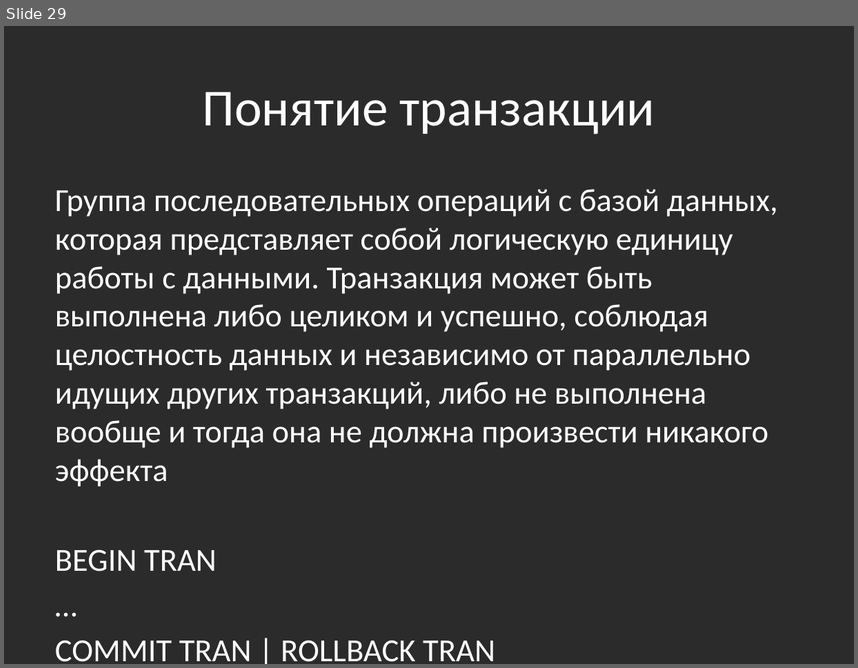
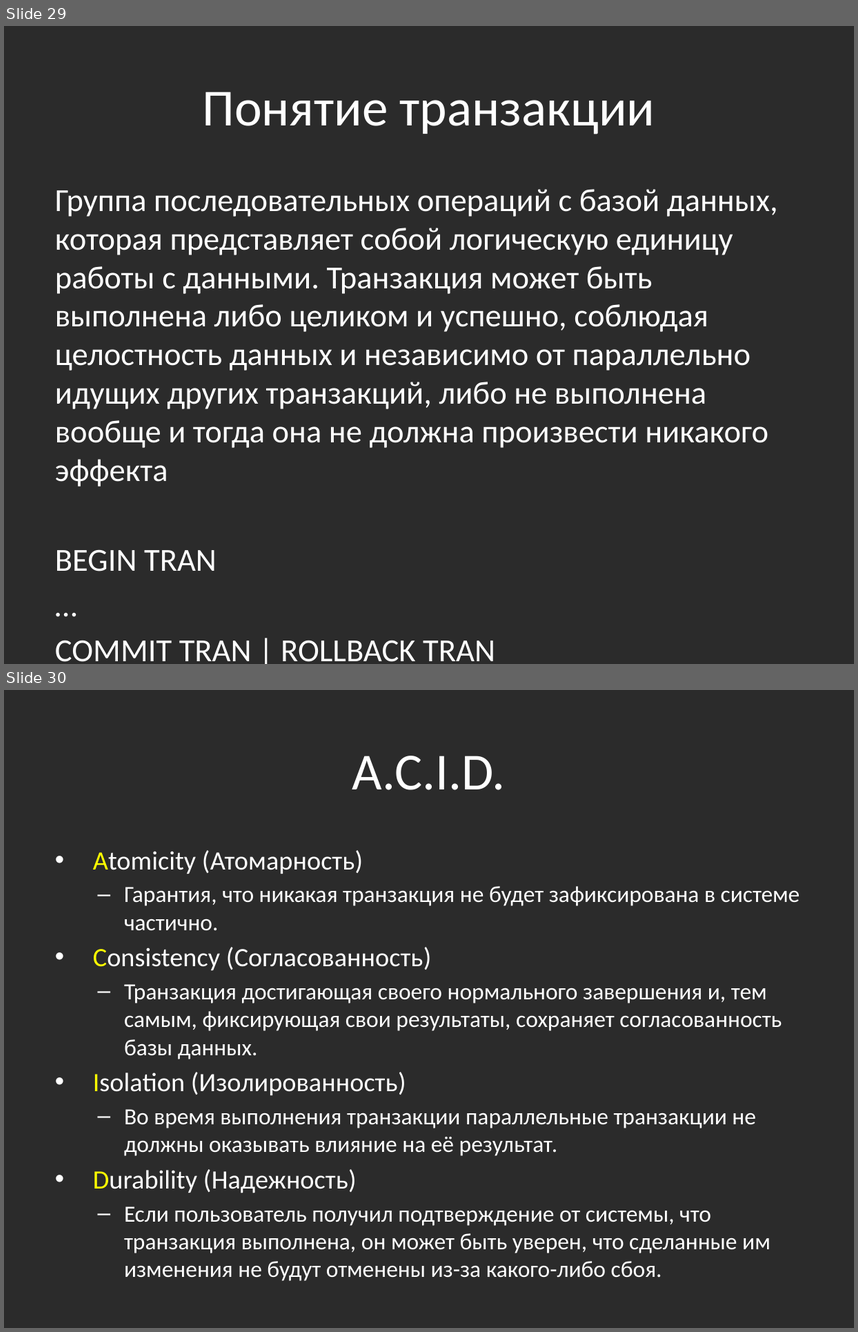
Before and after one commit to bazile/Training, a slide deck: Presentation/lesson-09-sql.pptx. Shown one above the other, each under a label of ours: slide 29 before the commit, slides 29 and 30 after it. The pictures are 858x668 and 858x1332 pixels, drawn with LibreOffice and Linux fonts; fonts in the diff are those of the drawing; background and template pictures are left out; a plain dark background stands for a picture behind light text. Boxes give left, top, right and bottom in pixels: in the first picture for what was removed or moved away, otherwise in the second. Text is boxed around its words. In the diff, an @@ line names an element or a change of style, - is before the commit and + after.

```diff
--- a/Presentation/lesson-09-sql.pptx
+++ b/Presentation/lesson-09-sql.pptx
@@ slide 30 added at [4, 690, 854, 1328], background picture (left out) @@
@@ title added at [352, 756, 506, 790], 44 pt, text #FFFFFF @@
+A.C.I.D.
@@ text added at [93, 850, 800, 1281], 19.6 pt, text #FFFFFF @@
+• Atomicity (Атомарность)
+  – Гарантия, что никакая транзакция не будет зафиксирована в системе частично.
+• Consistency (Согласованность)
+  – Транзакция достигающая своего нормального завершения и, тем самым, фиксирующая свои результаты, сохраняет согласованность базы данных.
+• Isolation (Изолированность)
+  – Во время выполнения транзакции параллельные транзакции не должны оказывать влияние на её результат.
+• Durability (Надежность)
+  – Если пользователь получил подтверждение от системы, что транзакция выполнена, он может быть уверен, что сделанные им изменения не будут отменены из-за какого-либо сбоя.
```
Also in this commit, not shown: 1 slide changed, 1 other file.
